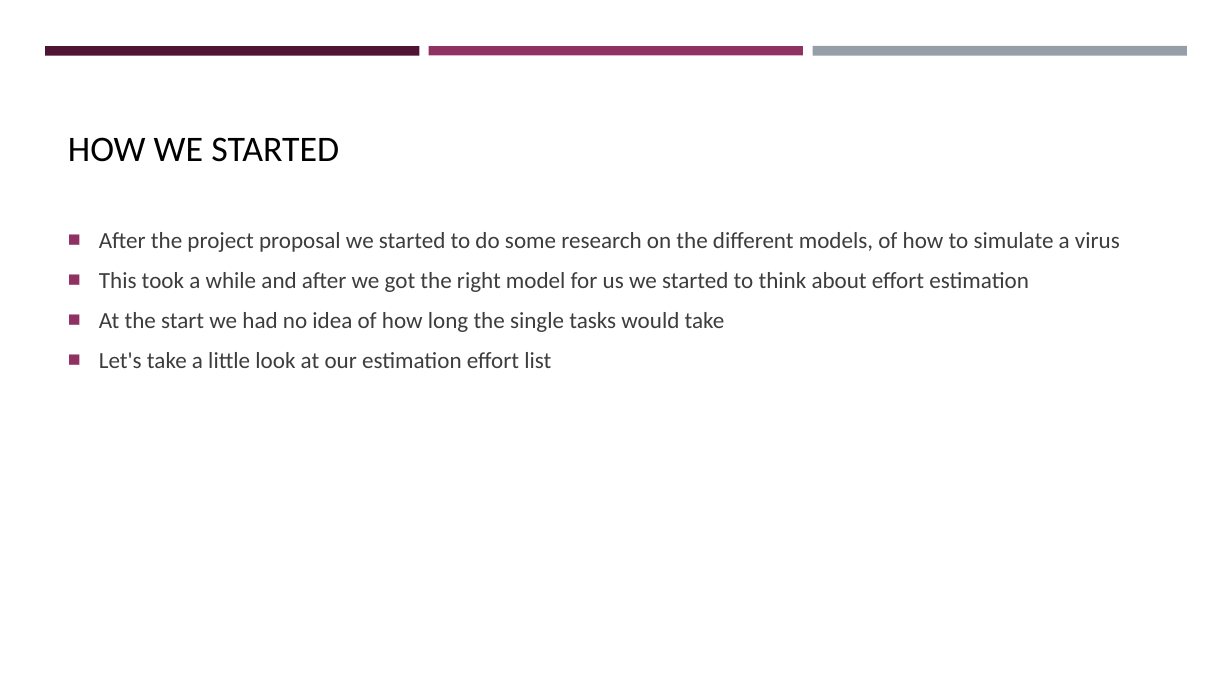
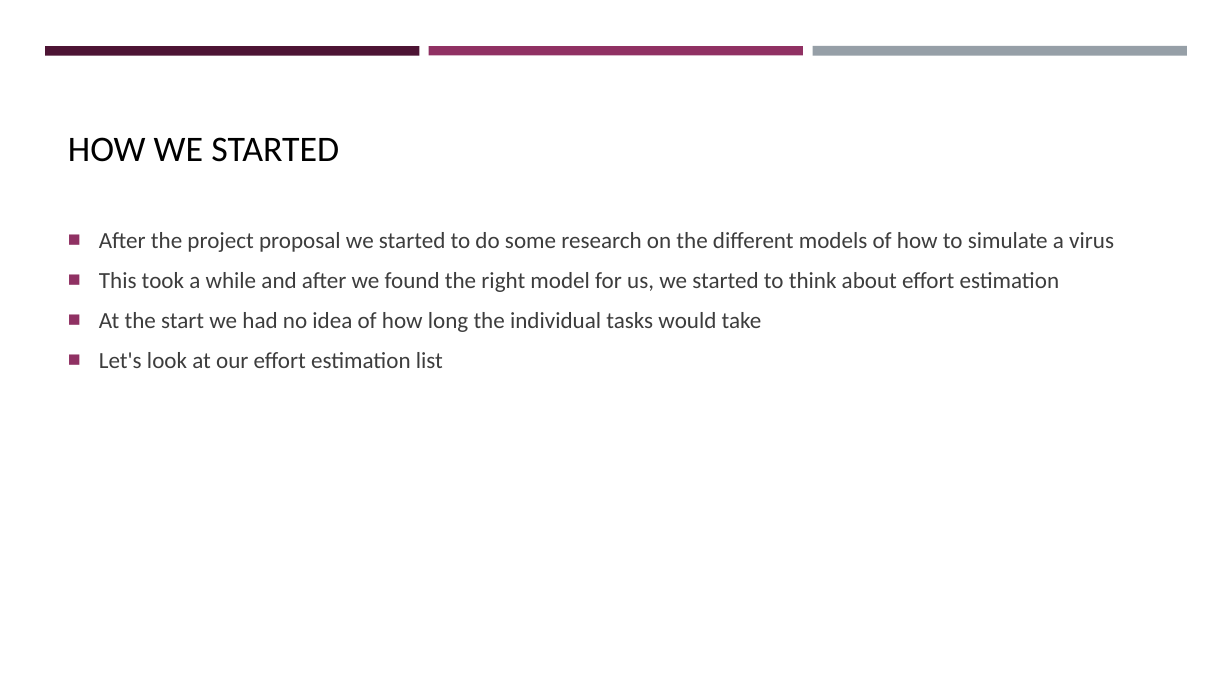
Before and after one commit to Dominik-Ortbauer/if.05.61_01-project-repository, a slide deck: slide 3 of 01_ProjectPlanning/Pandemic_Simulator.pptx. Drawn at 1232x693 pixels with LibreOffice and Linux fonts; fonts in the diff are those of the drawing; background and template pictures are left out. Boxes give left, top, right and bottom in pixels: in the first picture for what was removed or moved away, otherwise in the second. Text is boxed around its words. In the diff, an @@ line names an element or a change of style, - is before the commit and + after.

```diff
--- a/01_ProjectPlanning/Pandemic_Simulator.pptx
+++ b/01_ProjectPlanning/Pandemic_Simulator.pptx
@@ text at (99, 232, 1114, 368): text changed @@
-■ After the project proposal we started to do some research on the different models, of how to simulate a virus
-■ This took a while and after we got the right model for us we started to think about effort estimation
-■ At the start we had no idea of how long the single tasks would take
-■ Let's take a little look at our estimation effort list
+■ After the project proposal we started to do some research on the different models of how to simulate a virus
+■ This took a while and after we found the right model for us, we started to think about effort estimation
+■ At the start we had no idea of how long the individual tasks would take
+■ Let's look at our effort estimation list
```
Also in this commit, not shown: 2 other slides changed.
